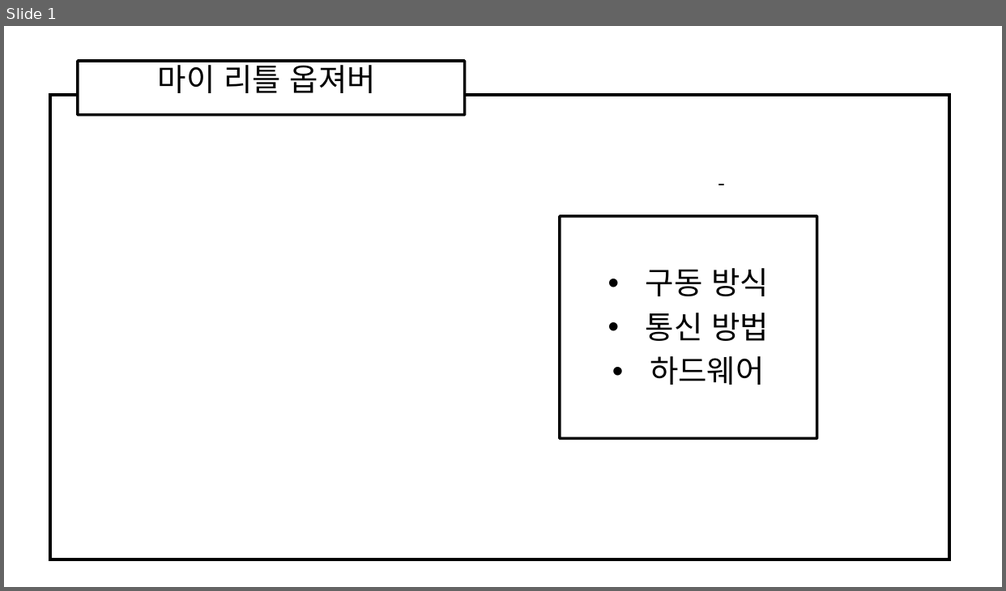
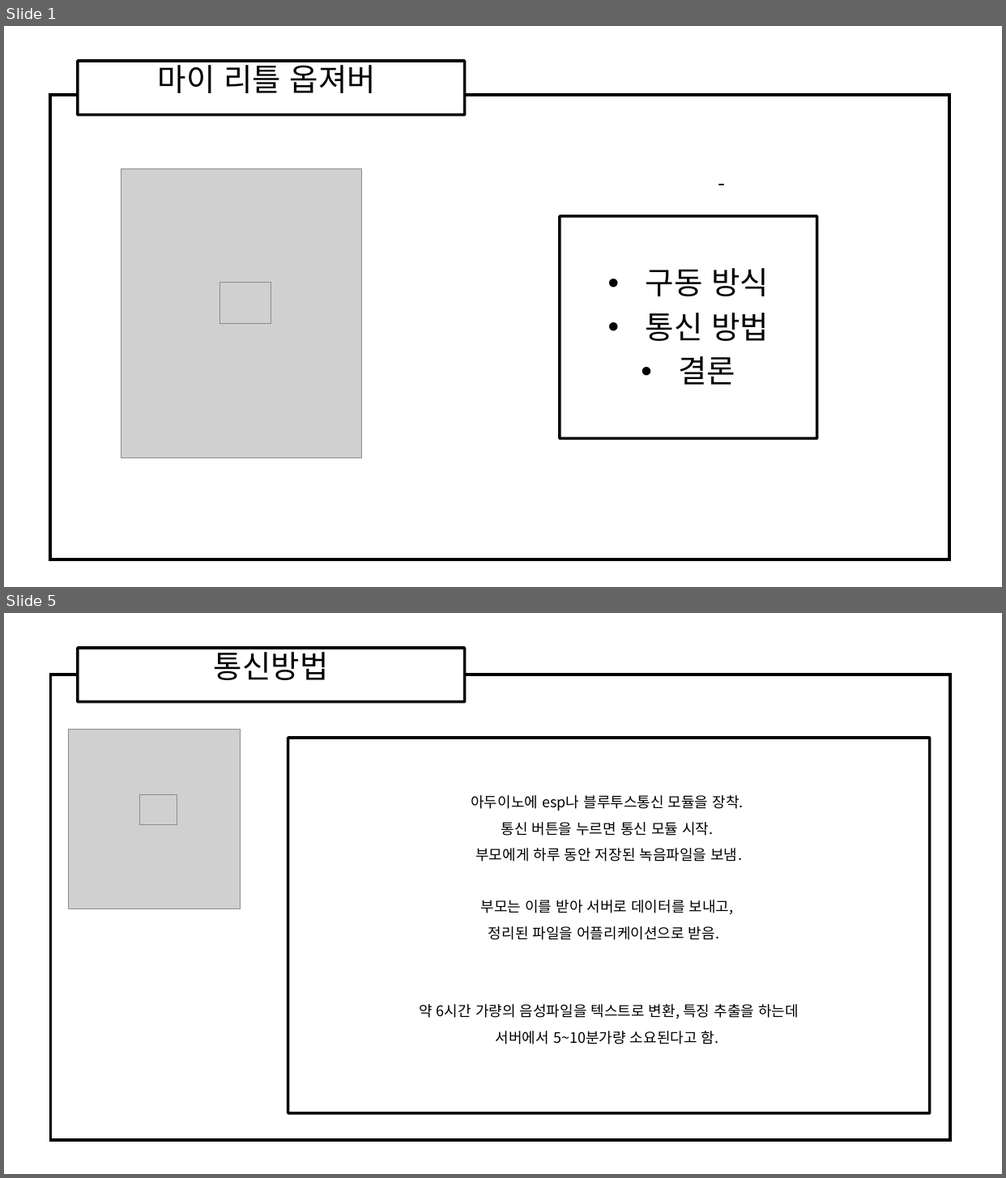
Before and after one commit to ForGraduate2020/Second-Semester, a slide deck: My Little Observer 각자 ppt/태정/My Little Observer.pptx. Shown one above the other, each under a label of ours: slide 1 before the commit, slides 1 and 5 after it; the slides between them are not shown. The pictures are 1006x591 and 1006x1178 pixels, drawn with LibreOffice and Linux fonts; fonts in the diff are those of the drawing; grey boxes stand for pictures. Boxes give left, top, right and bottom in pixels: in the first picture for what was removed or moved away, otherwise in the second. Text is boxed around its words. In the diff, an @@ line names an element or a change of style, - is before the commit and + after.

```diff
--- a/My Little Observer 각자 ppt/태정/My Little Observer.pptx
+++ b/My Little Observer 각자 ppt/태정/My Little Observer.pptx
@@ slide 5 added at (4, 613, 1002, 1174), background #FFFFFF @@
@@ subtitle added at (78, 648, 464, 702), fill #FFFFFF, outline #000000 2.75 pt, 30 pt, text #000000 @@
+통신방법
@@ rectangle added at (50, 675, 950, 1141), fill #FFFFFF, outline #000000 3 pt, 18 pt, text #FFFFFF @@
+ㅇㅇㅇ
@@ picture added at (68, 729, 240, 909) @@
@@ rectangle added at (288, 738, 930, 1114), fill #FFFFFF, outline #000000 2.75 pt, 14 pt, text #000000 @@
+아두이노에 esp나 블루투스통신 모듈을 장착.
+통신 버튼을 누르면 통신 모듈 시작.
+부모에게 하루 동안 저장된 녹음파일을 보냄.
+부모는 이를 받아 서버로 데이터를 보내고,
+정리된 파일을 어플리케이션으로 받음.
+약 6시간 가량의 음성파일을 텍스트로 변환, 특징 추출을 하는데
+서버에서 5~10분가량 소요된다고 함.
@@ picture added at (140, 795, 177, 824) @@
@@ slide 1 changed as well @@
@@ picture added at (121, 169, 362, 458) @@
@@ picture added at (219, 282, 271, 323) @@
@@ text in rectangle at (679, 356, 736, 385): text changed @@
-• 하드웨어
+• 결론
```
Also in this commit, not shown: 4 other slides added.
